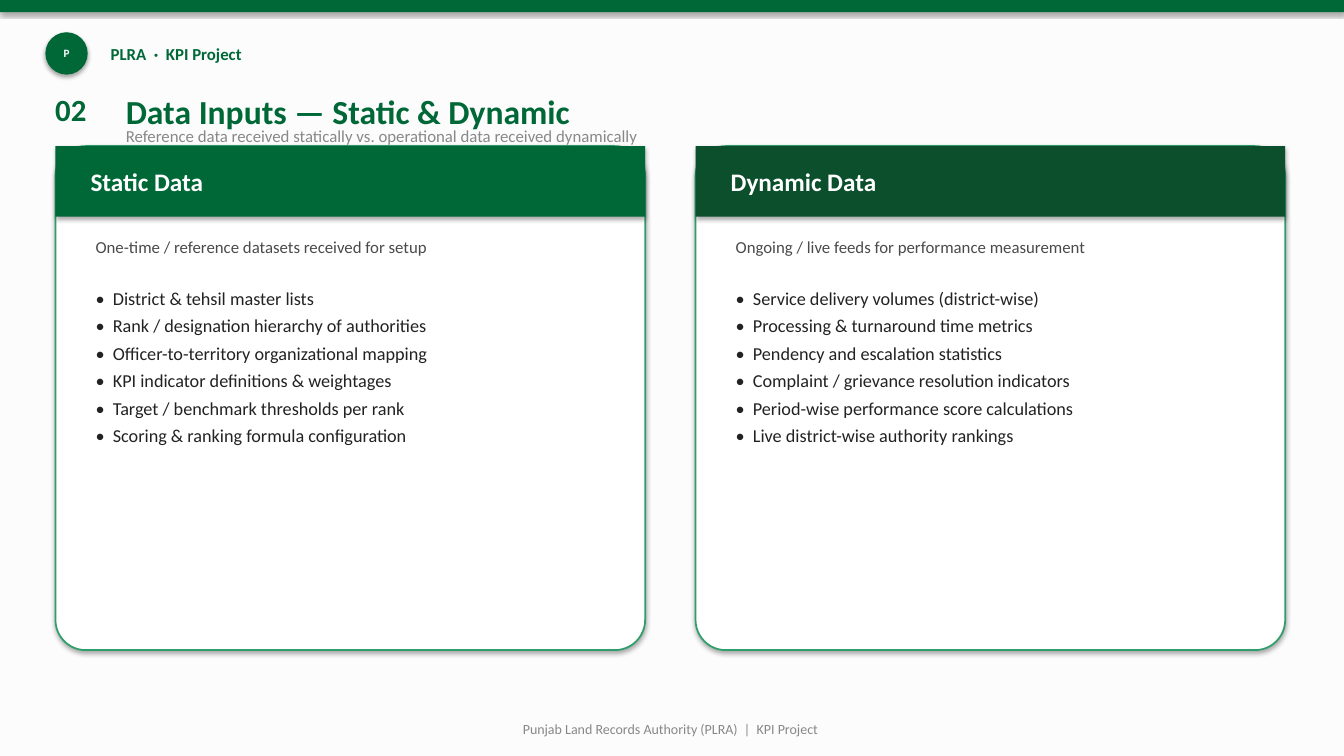
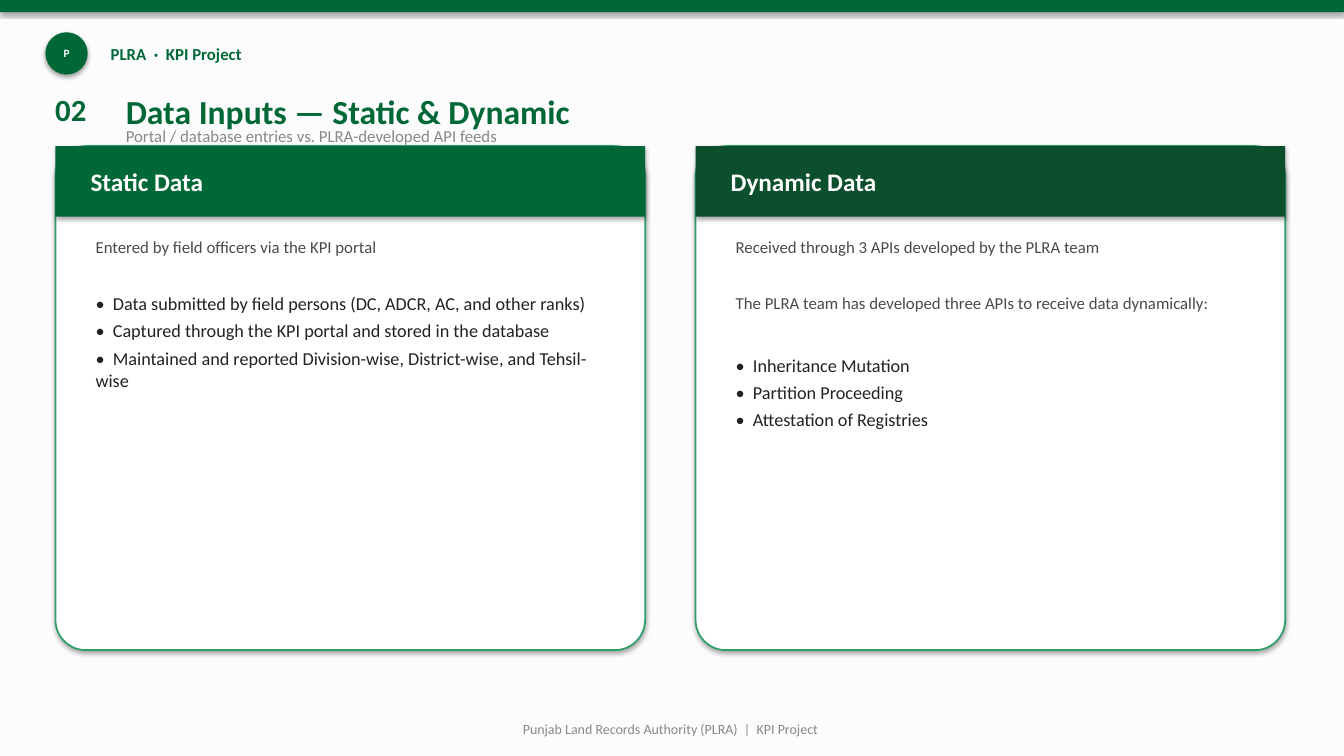
Before and after one commit to GulraizAhmed/GulraizAhmed, a slide deck: slide 2 of PLRA_KPI_Project_Presentation.pptx. Drawn at 1344x756 pixels with LibreOffice and Linux fonts; fonts in the diff are those of the drawing. Boxes give left, top, right and bottom in pixels: in the first picture for what was removed or moved away, otherwise in the second. Text is boxed around its words. In the diff, an @@ line names an element or a change of style, - is before the commit and + after.

```diff
--- a/PLRA_KPI_Project_Presentation.pptx
+++ b/PLRA_KPI_Project_Presentation.pptx
@@ text at (126, 129, 497, 147): text changed @@
-Reference data received statically vs. operational data received dynamically
+Portal / database entries vs. PLRA-developed API feeds
@@ text at (96, 241, 376, 256): text changed @@
-One-time / reference datasets received for setup
+Entered by field officers via the KPI portal
@@ text at (736, 241, 1099, 256): text changed @@
-Ongoing / live feeds for performance measurement
+Received through 3 APIs developed by the PLRA team
@@ text at (96, 297, 587, 387): text changed @@
-• District & tehsil master lists
-• Rank / designation hierarchy of authorities
-• Officer-to-territory organizational mapping
-• KPI indicator definitions & weightages
-• Target / benchmark thresholds per rank
-• Scoring & ranking formula configuration
+• Data submitted by field persons (DC, ADCR, AC, and other ranks)
+• Captured through the KPI portal and stored in the database
+• Maintained and reported Division-wise, District-wise, and Tehsil-wise
@@ text at (736, 297, 1208, 429): text changed @@
-• Service delivery volumes (district-wise)
-• Processing & turnaround time metrics
-• Pendency and escalation statistics
-• Complaint / grievance resolution indicators
-• Period-wise performance score calculations
-• Live district-wise authority rankings
+The PLRA team has developed three APIs to receive data dynamically:
+• Inheritance Mutation
+• Partition Proceeding
+• Attestation of Registries
```
Also in this commit, not shown: 1 other file.
